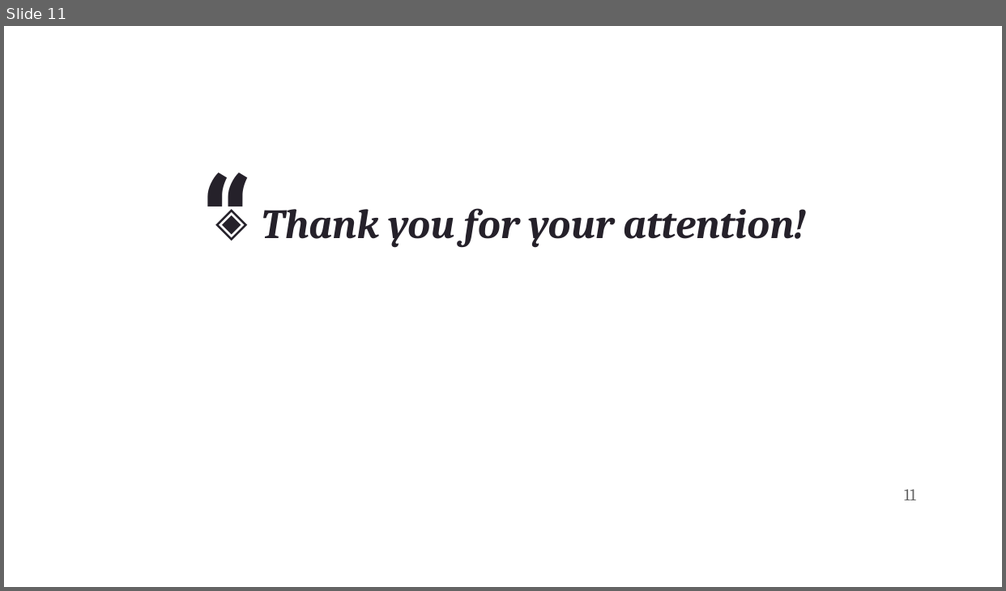
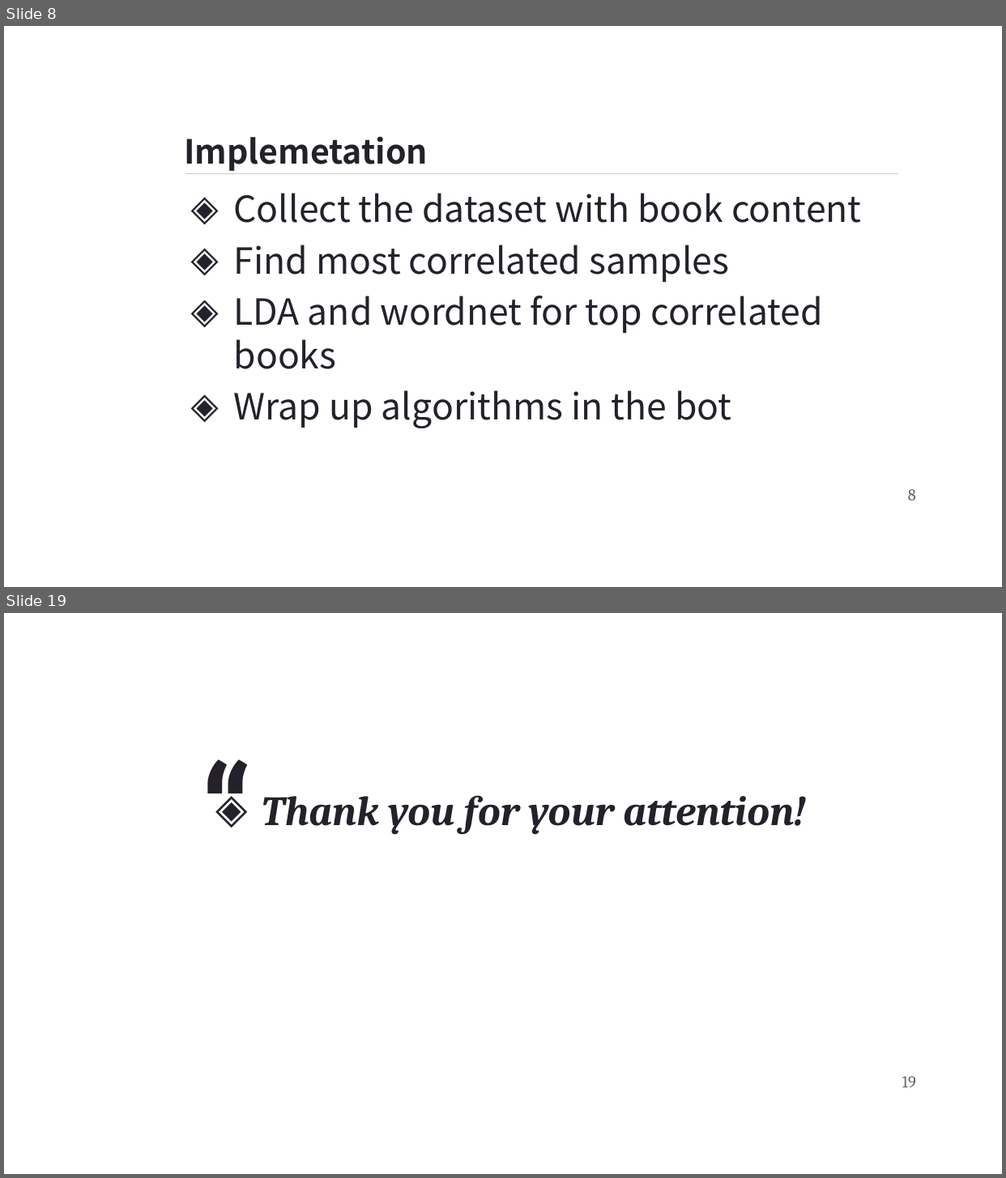
Before and after one commit to KattabekovBeknur/ML_labs, a slide deck: Quintus · SlidesCarnival.pptx. Shown one above the other, each under a label of ours: slide 11 before the commit, slides 8 and 19 after it; the slides between them are not shown. The pictures are 1006x591 and 1006x1178 pixels, drawn with LibreOffice and Linux fonts; fonts in the diff are those of the drawing; background and template pictures are left out. Boxes give left, top, right and bottom in pixels: in the first picture for what was removed or moved away, otherwise in the second. Text is boxed around its words. In the diff, an @@ line names an element or a change of style, - is before the commit and + after.

```diff
--- a/Quintus · SlidesCarnival.pptx
+++ b/Quintus · SlidesCarnival.pptx
@@ slide 8 added at (4,26,1002,587), background picture (left out) @@
@@ title added at (184,136,428,171), 24 pt, text #25212A, bold @@
+Implemetation
@@ line added from (185, 173) to (898, 173), #CCCCCC 0.75 pt @@
@@ text added at (234,193,861,429), 26 pt, text #25212A @@
+◈ Collect the dataset with book content
+◈ Find most correlated samples
+◈ LDA and wordnet for top correlated books
+◈ Wrap up algorithms in the bot
@@ page number added at (908,489,916,501), 12 pt, text #666666 @@
+8
@@ what was slide 11 is now slide 19 @@
@@ page number at (902,1076,916,1088): text changed @@
-11
+19
```
Also in this commit, not shown: 6 slides changed, 8 other slides added, 1 slide removed, 2 other files.
